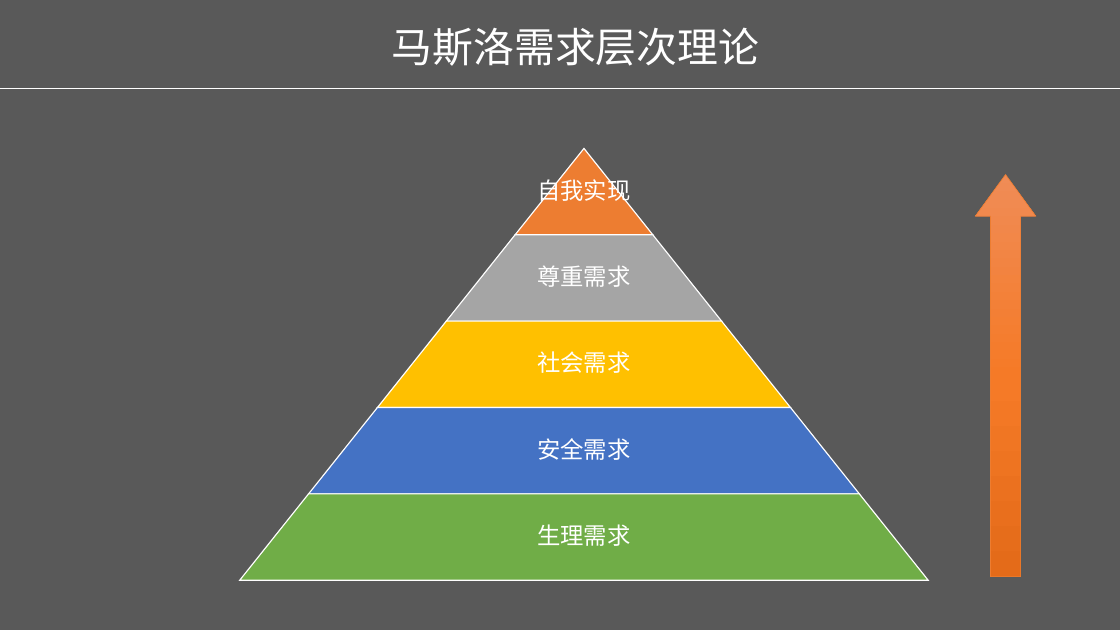
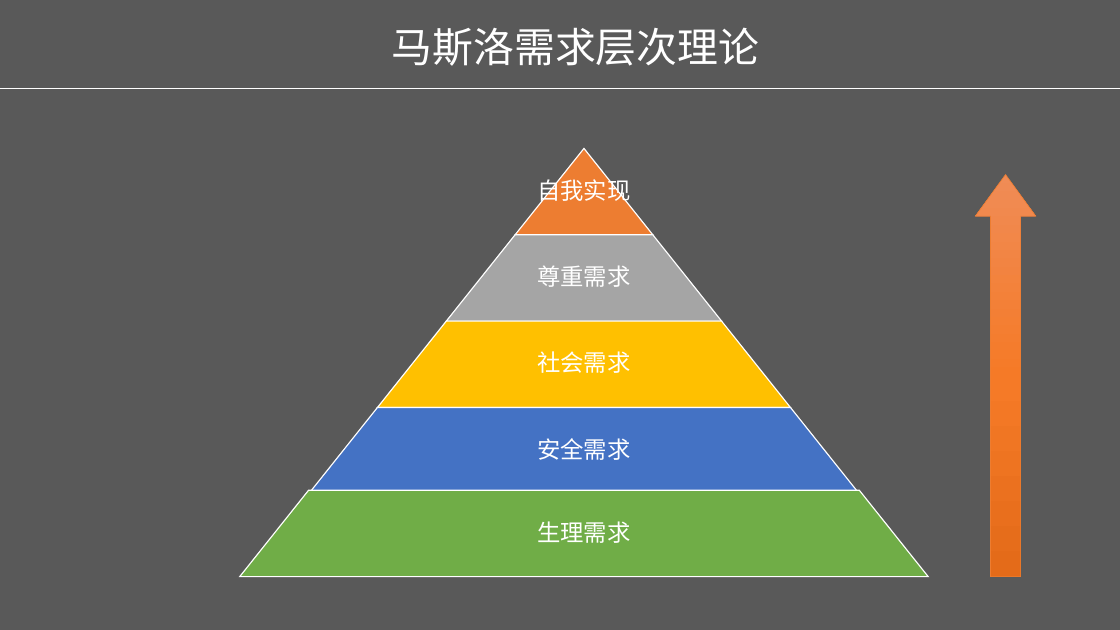
Before and after one commit to ThreePeopleGame/Death, a slide deck: slide 2 of Share/游戏设计分享/游戏设计理论--辅助理论.pptx. Drawn at 1120x630 pixels with LibreOffice and Linux fonts; fonts in the diff are those of the drawing. Boxes give left, top, right and bottom in pixels: in the first picture for what was removed or moved away, otherwise in the second. Text is boxed around its words. In the diff, an @@ line names an element or a change of style, - is before the commit and + after.

```diff
--- a/Share/游戏设计分享/游戏设计理论--辅助理论.pptx
+++ b/Share/游戏设计分享/游戏设计理论--辅助理论.pptx
@@ trapezoid: place and size @@
-trapezoid at <box>239,494,928,581</box>
+trapezoid at <box>239,491,928,577</box>
```
Also in this commit, not shown: 1 other file.
